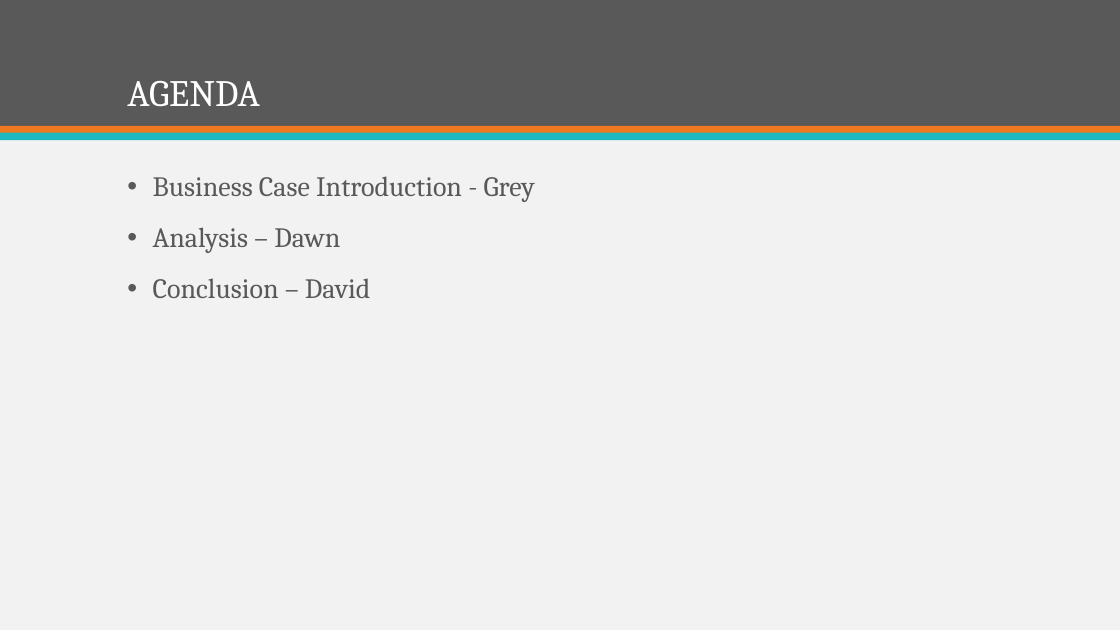
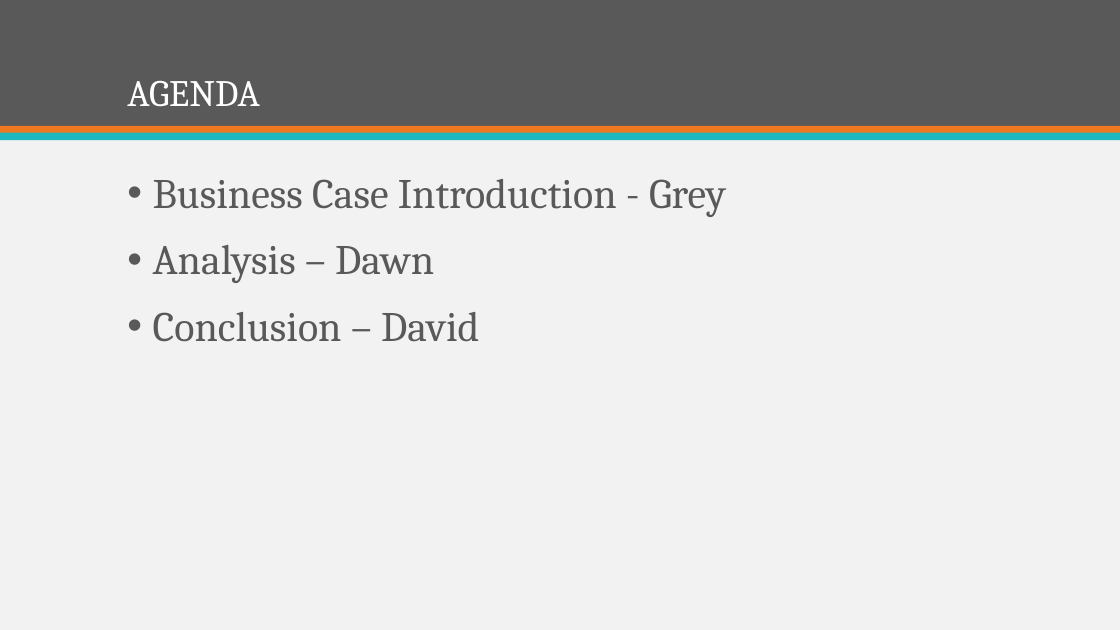
Before and after one commit to ItsGreyedOut/Brewery-Startup, a slide deck: slide 2 of presentation.pptx. Drawn at 1120x630 pixels with LibreOffice and Linux fonts; fonts in the diff are those of the drawing. Boxes give left, top, right and bottom in pixels: in the first picture for what was removed or moved away, otherwise in the second. Text is boxed around its words. In the diff, an @@ line names an element or a change of style, - is before the commit and + after.

```diff
--- a/presentation.pptx
+++ b/presentation.pptx
@@ text "Business Case Introduction - Grey" at (153, 179, 726, 342): size 24 to 36 pt @@
```
Also in this commit, not shown: 2 other slides changed.
